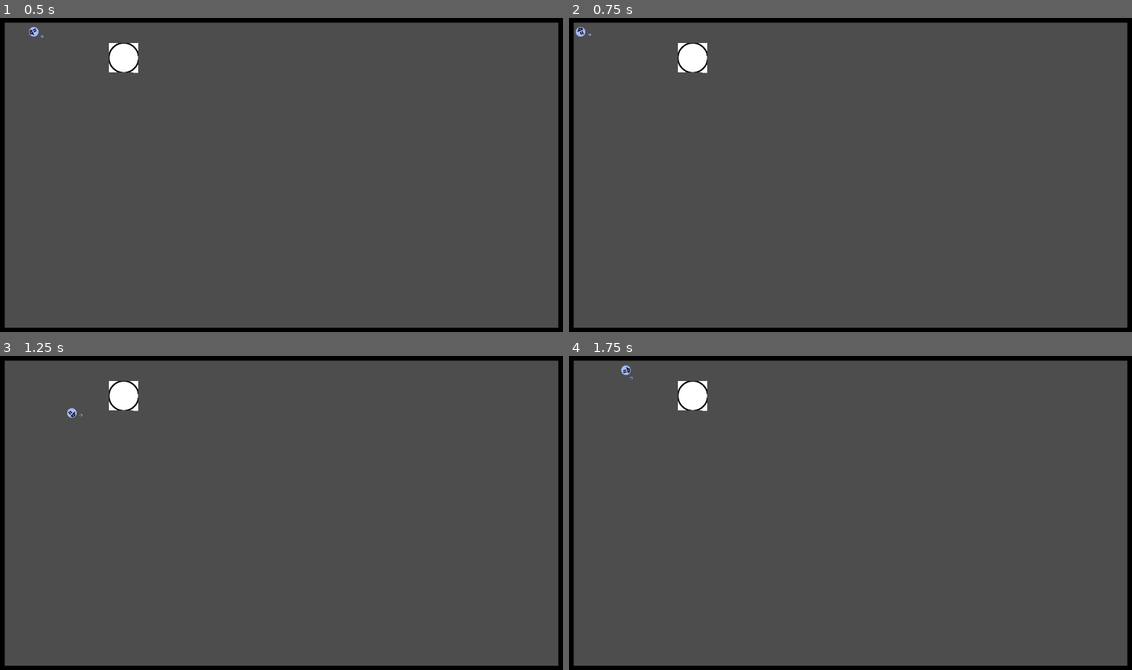
Above: before the commit, frames 1-4 (two rows, left to right).
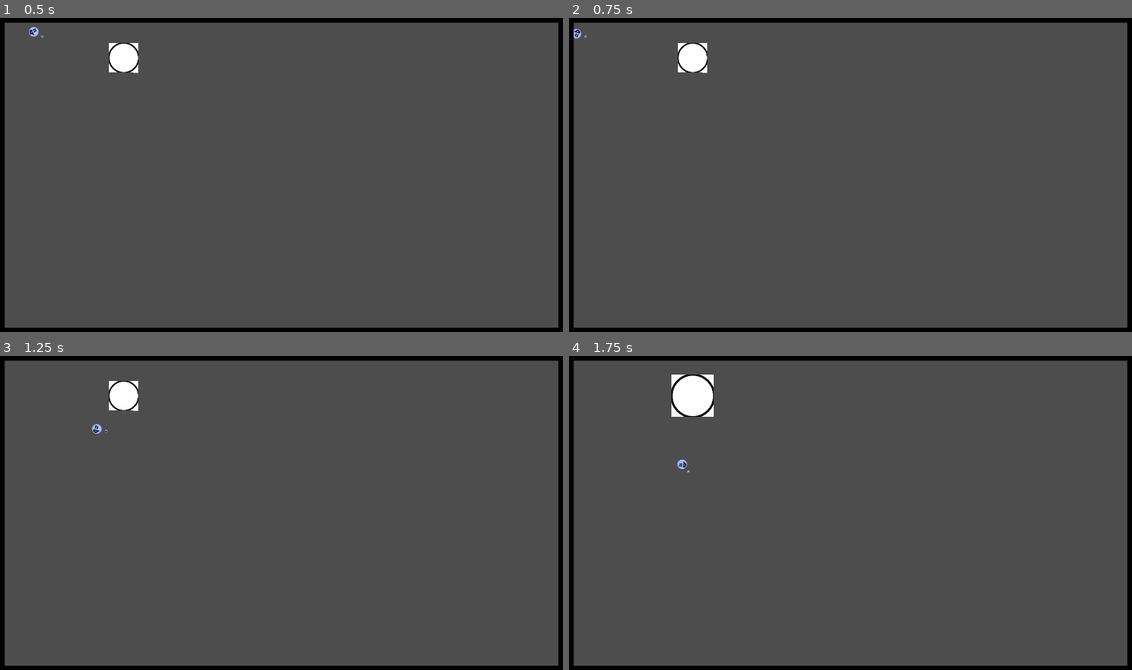
Above: after the commit, the same moments.

Repository: davifarhi/GGJ25-CrashSim-Untitled
Game: Godot game, scene res://scenes/TestPhysique.tscn
Two runs of this game, one before a commit and one after it. Both use one fixed random seed, a clock stepped at 60 frames per second and the inputs below.
Inputs (mouse positions are in pixels of both pictures, inside the frame that each line leads up to):
- Up to frame 1 (0.5 s): no input
- Up to frame 2 (0.75 s): tap Enter at 0.5 s; move the mouse to (974, 159) at 0.52 s; click (974, 159) at 0.6 s
- Up to frame 3 (1.25 s): no input
- Up to frame 4 (1.75 s): move the mouse to (737, 528) at 1.27 s; click (737, 528) at 1.35 s

Frame 1 is identical in both runs. In frame 2, less than 0.1% of the frame differs, in the area x 0-4%, y 2-7%; in frame 3, 0.1%; in frame 4, 0.7%, in the area x 9-26%, y 2-38%.

Commit message:
Boubou has a max speed

Diff:
--- a/ggj-crashsim-untilted/scenes/Boubou.gd
+++ b/ggj-crashsim-untilted/scenes/Boubou.gd
@@ -3,6 +3,7 @@
 class_name Boubou
 
 @export var InpulseForce:float = 10
+@export var maxSpeed:float = 1
 
 @export_category("Indicator")
 @export var Indicator:Node2D
@@ -48,5 +49,13 @@
 # Called every frame. 'delta' is the elapsed time since the previous frame.
 func _process(_delta: float)  -> void:
 	UpdateIndicatorPos()
+	#if linear_velocity.length_squared() > maxSpeed * maxSpeed:
+	#	linear_velocity = linear_velocity.normalized() * maxSpeed
+	print(linear_velocity.length())
+
+
+func _physics_process(_delta: float) -> void:
 	if (Input.is_action_just_pressed("Inpulse")):
 		doInpulse()
+	if linear_velocity.length_squared() > maxSpeed * maxSpeed:
+		linear_velocity = linear_velocity.normalized() * maxSpeed
--- a/ggj-crashsim-untilted/scenes/Boubou.tscn
+++ b/ggj-crashsim-untilted/scenes/Boubou.tscn
@@ -7,9 +7,10 @@
 radius = 17.0294
 
 [node name="Bubble" type="RigidBody2D" node_paths=PackedStringArray("Indicator")]
-linear_damp = 1.0
+linear_damp = 0.1
 script = ExtResource("1_kffpd")
 InpulseForce = 1000.0
+maxSpeed = 2000.0
 Indicator = NodePath("DirIndicator")
 
 [node name="Sprite2D" type="Sprite2D" parent="."]
